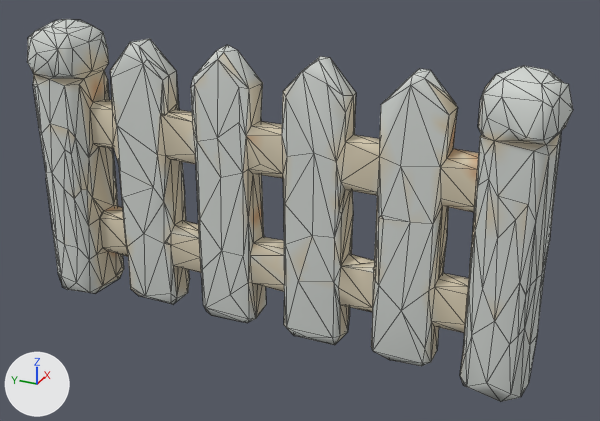
Two versions of the glTF model public/models/fence.glb, one commit apart.
One viewpoint serves both versions: a 50 mm lens placed at (-1.256, -0.619, 0.606), pointed at (0.009, -0.05, -0.027). The lights are fixed; the arrows at lower left show +X, +Y and +Z. The picture after the commit comes second. Mesh edges are drawn as thin lines. Where no turn or scale is listed for an object, it has been applied to the vertices. Vertices at exactly the same position are counted once.

Objects in the first picture: 'tripo_node_f3435dcc-da1d-45ae-bf61-92ddf69d088f'.
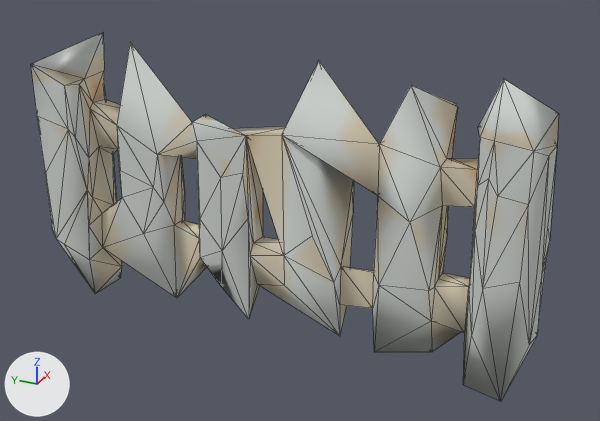
Where the newer file only moved an object's origin or applied its transform, the numbers keep the older frame.

Edits to the bpy script that builds the scene:
```text
Change me_tripo_mesh_f3435dcc_da1d_45ae_bf61_92ddf69d088f:
    used by ob_tripo_node_f3435dcc_da1d_45ae_bf61_92ddf69d088f; location = (0.0, 0.0, 0.0)
    remove me_tripo_mesh_f3435dcc_da1d_45ae_bf61_92ddf69d088f.from_pydata(...)  # 684 vertices, 1384 faces; spans x -0.073..0.073, y -0.5..0.5, z -0.283..0.283
    add me_tripo_mesh_f3435dcc_da1d_45ae_bf61_92ddf69d088f.from_pydata(...)  # 208 vertices, 432 faces; spans x -0.067..0.072, y -0.493..0.497, z -0.282..0.273
    me_tripo_mesh_f3435dcc_da1d_45ae_bf61_92ddf69d088f part 1: 476 vertices removed from x -0.073..0.073, y -0.5..0.5, z -0.283..0.283
```

Pixel boxes [x1, y1, x2, y2] of what changed, in the pictures (600 x 421 px):
'tripo_node_f3435dcc-da1d-45ae-bf61-92ddf69d088f', reshaped
    before: [27, 19, 573, 402]
    after: [31, 32, 559, 402]
part 1 of me_tripo_mesh_f3435dcc_da1d_45ae_bf61_92ddf69d088f, deleted
    before: [27, 19, 573, 402]
